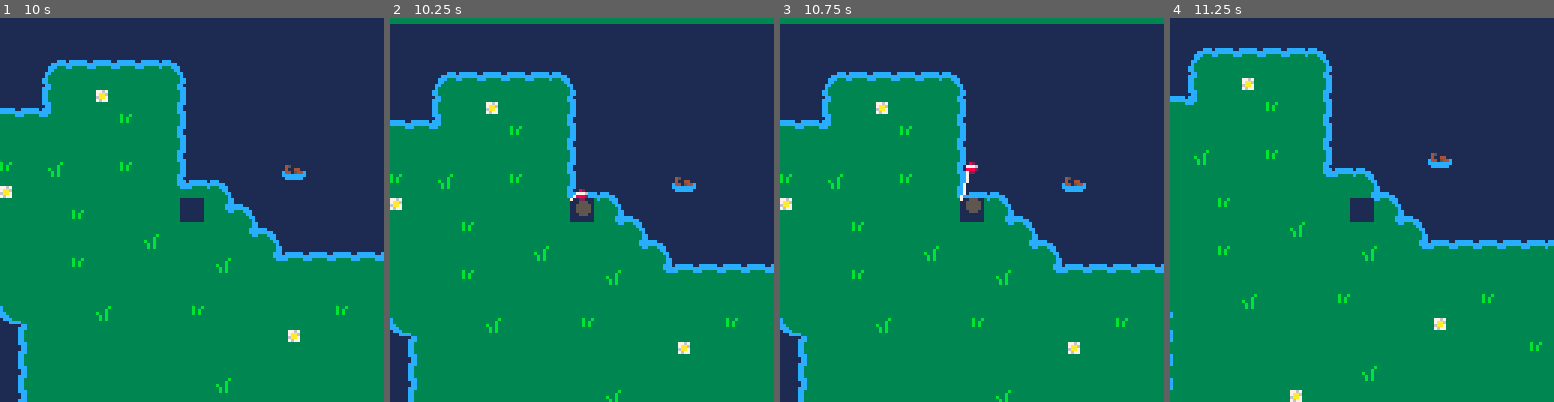
Above: before the commit, frames 1-4 (left to right).
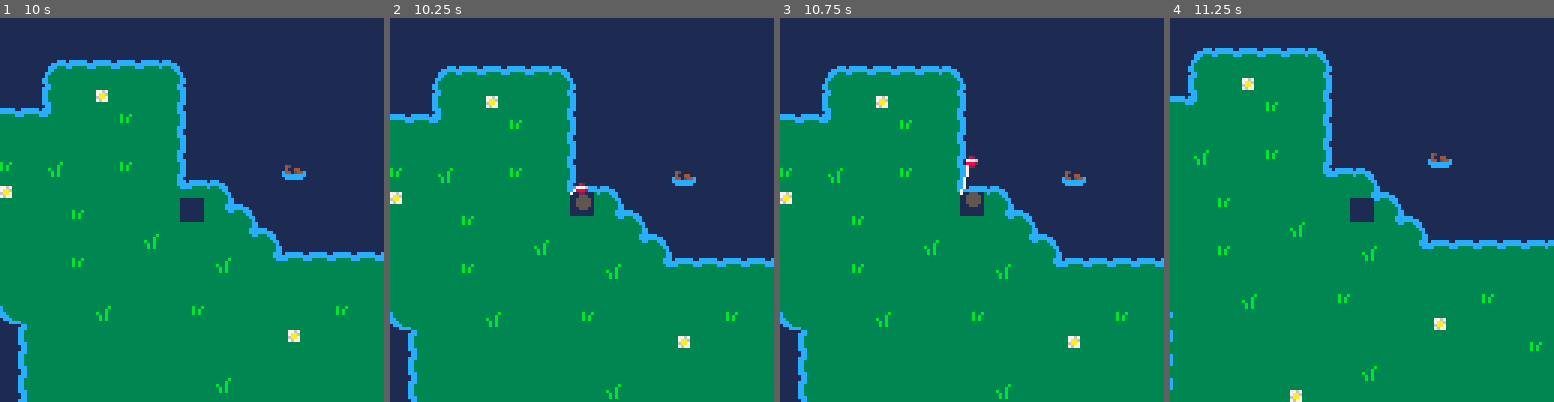
Above: after the commit, the same moments.

Repository: hexedrevii/fish.p8
Game: PICO-8 cartridge fish.p8
Same seed, same stepped clock (60 frames per second), same inputs: the game is played once before the commit and once after it.
Inputs:
- Up to frame 1 (10 s): tap X (X key) at 0.33, 1.07, 1.85, 2.97, 4.08, 5.2, 6.32, 7.43, 8.55, 9.67 s; tap O (Z key) at 0.7, 1.7, 2.1, 2.5, 2.9, 3.3, 3.7, 4.1, 4.5, 4.9, 5.3, 5.7, 6.1, 6.5, 6.9, 7.3, 7.7, 8.1, 8.5, 8.9, 9.3, 9.7 s; hold Right 1.6-2.1 s; hold Up 2.15-2.42 s; hold Right 2.47-3.03 s; hold Left 3.08-3.58 s; hold Down 3.63-3.97 s; hold Right 4.02-4.68 s; hold Up 4.73-5.03 s; hold Left 5.08-5.68 s; hold Down 5.73-6.03 s; hold Right 6.08-6.58 s; hold Right 6.63-7.13 s; hold Up 7.18-7.45 s; hold Right 7.5-8.07 s; hold Left 8.12-8.62 s; hold Down 8.67-9 s; hold Right 9.05-9.72 s; hold Up from 9.77 s (still down)
- Up to frame 2 (10.25 s): release Up at 10.07 s; tap O (Z key) at 10.1 s; hold Left from 10.12 s (still down)
- Up to frame 3 (10.75 s): tap O (Z key) at 10.5 s; release Left at 10.72 s
- Up to frame 4 (11.25 s): hold Down 10.77-11.07 s; tap X (X key) at 10.78 s; tap O (Z key) at 10.9 s; hold Right from 11.12 s (still down)

Frame 1 is identical in both runs. In frame 2, 7.0% of the frame differs, in the area x 0-100%, y 0-100%; in frame 3, 7.1%; in frame 4, nothing differs.

Commit message:
feat: Camera bounds.

Diff:
--- a/fish.p8
+++ b/fish.p8
@@ -469,6 +469,12 @@
 
 		minx = 0,
 		miny = 0,
+
+		cminx = 0,
+		cminy = 0,
+
+		cmaxx = 248,
+		cmaxy = 248,
 	}
 }
 
@@ -697,7 +703,12 @@
 function game:draw()
 	cls(self.area.clr)
 
-	camera(player.x - 60, player.y - 60)
+	local cx, cy = player.x - 60, player.y - 60
+
+	cx = mid(self.area.cminx, cx, self.area.cmaxx - 120)
+	cy = mid(self.area.cminy, cy, self.area.cmaxy - 120)
+
+	camera(cx, cy)
 	map(self.area.minx, self.area.miny)
 	player:draw()
 
